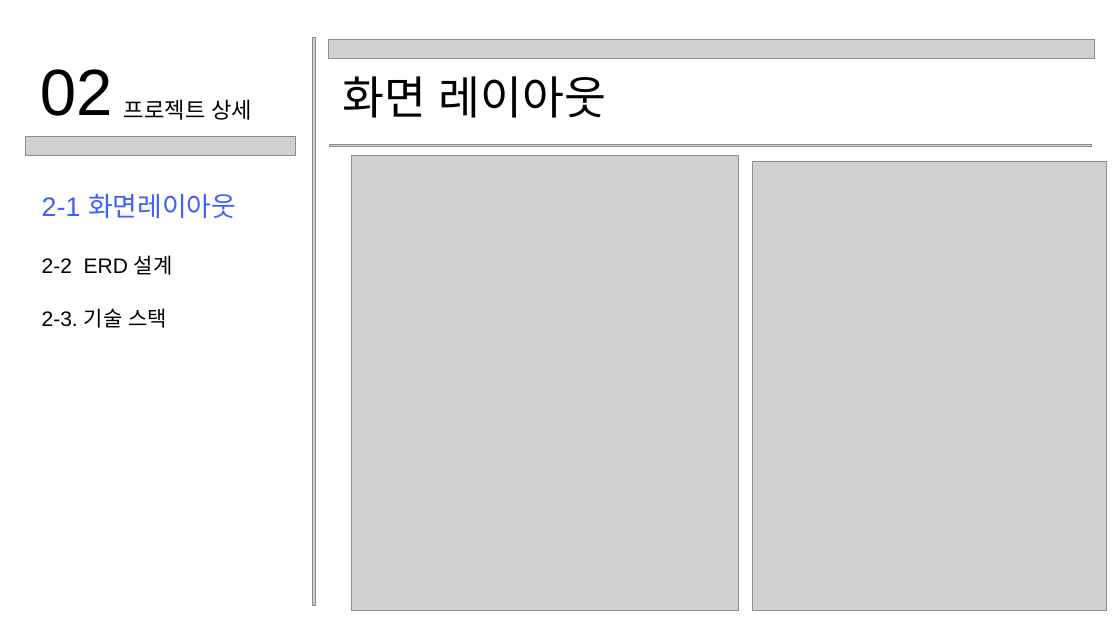
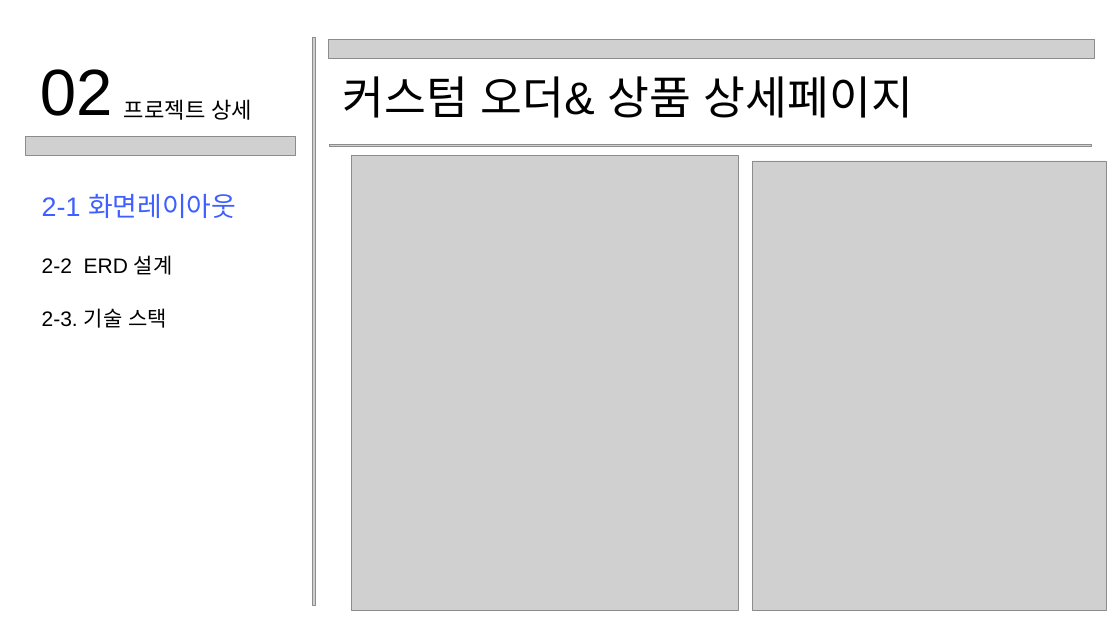
Before and after one commit to hanminJ/KOSTA_teamproject_custom_Liqueur, a slide deck: slide 12 of KOSTA253기 PPT 기획서.pptx. Drawn at 1120x630 pixels with LibreOffice and Linux fonts; fonts in the diff are those of the drawing; grey boxes stand for pictures. Boxes give left, top, right and bottom in pixels: in the first picture for what was removed or moved away, otherwise in the second. Text is boxed around its words. In the diff, an @@ line names an element or a change of style, - is before the commit and + after.

```diff
--- a/KOSTA253기 PPT 기획서.pptx
+++ b/KOSTA253기 PPT 기획서.pptx
@@ text at (x1=342, y1=76, x2=913, y2=118): text changed @@
-화면 레이아웃
+커스텀 오더& 상품 상세페이지
```
Also in this commit, not shown: 4 other slides changed.
